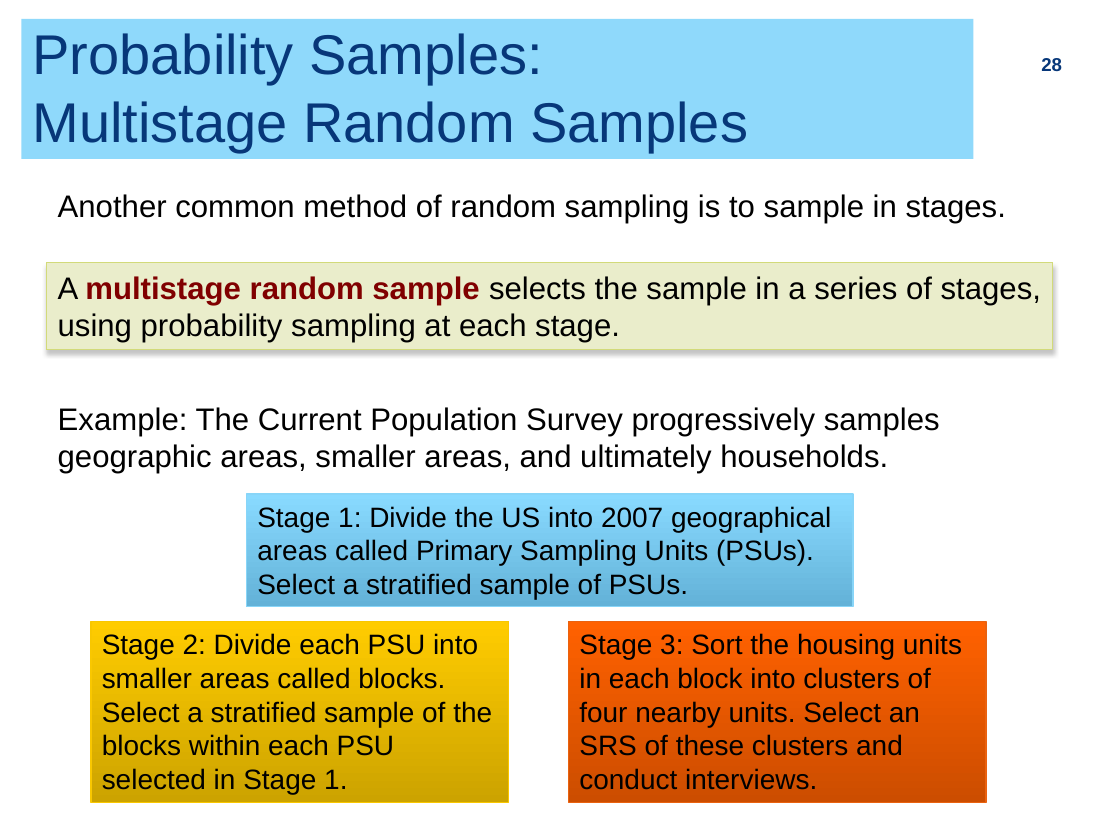
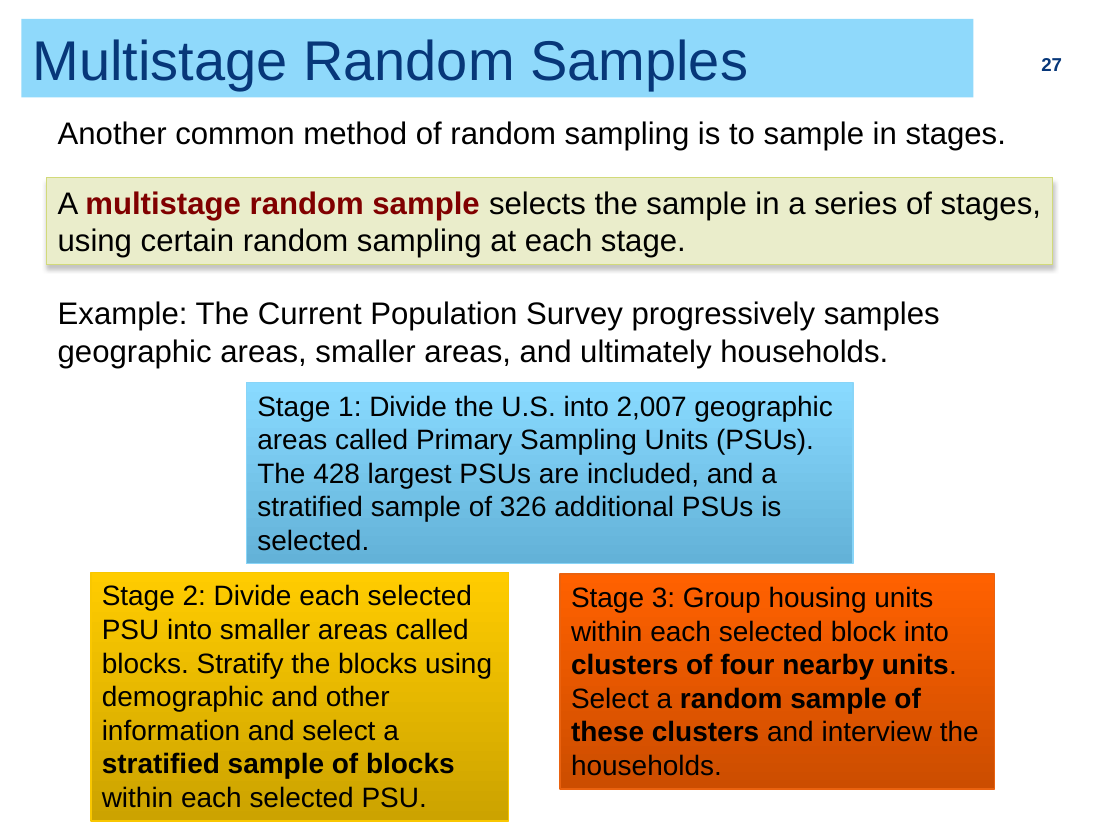
Before and after one commit to ZhiyangGeeZhou/ZhiyangGeeZhou.github.io, a slide deck: slide 27 of attach/UWM/UWM_PH702_2026Fall_Part04.pptx (slide 28 before the commit). Drawn at 1120x840 pixels with LibreOffice and Linux fonts; fonts in the diff are those of the drawing. Boxes give left, top, right and bottom in pixels: in the first picture for what was removed or moved away, otherwise in the second. Text is boxed around its words. In the diff, an @@ line names an element or a change of style, - is before the commit and + after.

```diff
--- a/attach/UWM/UWM_PH702_2026Fall_Part04.pptx
+++ b/attach/UWM/UWM_PH702_2026Fall_Part04.pptx
@@ title "Multistage Random Samples": place and size @@
-title "Multistage Random Samples" at [21, 19, 973, 159]
+title "Multistage Random Samples" at [21, 19, 973, 97]
@@ title at [33, 39, 748, 90]: text changed @@
-Probability Samples:
-Multistage Random Samples
+Multistage Random Samples
@@ page number at [1041, 58, 1062, 71]: text changed @@
-28
+27
@@ text "Another common method of random ...": place and size @@
-text "Another common method of random ..." at [58, 194, 1006, 223]
+text "Another common method of random ..." at [58, 121, 1006, 150]
@@ rectangle "A multistage random sample selects ...": place and size @@
-rectangle "A multistage random sample selects ..." at [47, 263, 1053, 349]
+rectangle "A multistage random sample selects ..." at [47, 178, 1053, 264]
@@ text in rectangle at [58, 191, 1041, 258]: text changed @@
-A multistage random sample selects the sample in a series of stages, using probability sampling at each stage.
+A multistage random sample selects the sample in a series of stages, using certain random sampling at each stage.
@@ text "Example: The Current Population Survey ...": place and size @@
-text "Example: The Current Population Survey ..." at [58, 407, 940, 474]
+text "Example: The Current Population Survey ..." at [58, 301, 940, 368]
@@ rectangle "Stage 1: Divide the U.S. ...": place and size @@
-rectangle "Stage 1: Divide the U.S. ..." at [246, 494, 853, 607]
+rectangle "Stage 1: Divide the U.S. ..." at [246, 383, 853, 564]
@@ text in rectangle at [257, 395, 833, 551]: text changed @@
-Stage 1: Divide the US into 2007 geographical areas called Primary Sampling Units (PSUs). Select a stratified sample of PSUs.
+Stage 1: Divide the U.S. into 2,007 geographic areas called Primary Sampling Units (PSUs). The 428 largest PSUs are included, and a stratified sample of 326 additional PSUs is selected.
@@ rectangle "Stage 2: Divide each selected ...": place and size @@
-rectangle "Stage 2: Divide each selected ..." at [91, 622, 508, 803]
+rectangle "Stage 2: Divide each selected ..." at [91, 572, 508, 821]
@@ text in rectangle at [102, 584, 492, 808]: text changed @@
-Stage 2: Divide each PSU into smaller areas called blocks. Select a stratified sample of the blocks within each PSU selected in Stage 1.
+Stage 2: Divide each selected PSU into smaller areas called blocks. Stratify the blocks using demographic and other information and select a stratified sample of blocks within each selected PSU.
@@ rectangle "Stage 3: Group housing units ...": place and size @@
-rectangle "Stage 3: Group housing units ..." at [568, 622, 986, 803]
+rectangle "Stage 3: Group housing units ..." at [560, 573, 995, 788]
@@ text in rectangle at [571, 586, 979, 776]: text changed @@
-Stage 3: Sort the housing units in each block into clusters of four nearby units. Select an SRS of these clusters and conduct interviews.
+Stage 3: Group housing units within each selected block into clusters of four nearby units. Select a random sample of these clusters and interview the households.
```
Also in this commit, not shown: 9 other slides changed, 1 slide added, 1 slide removed.
